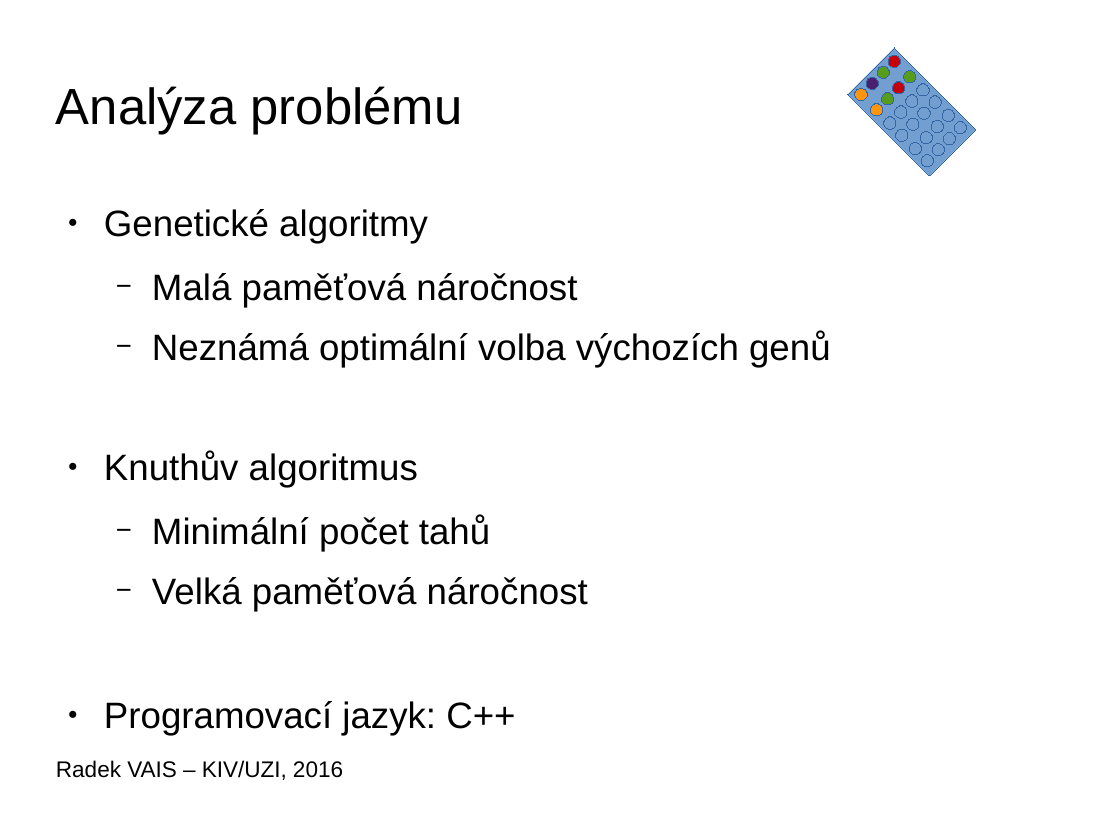
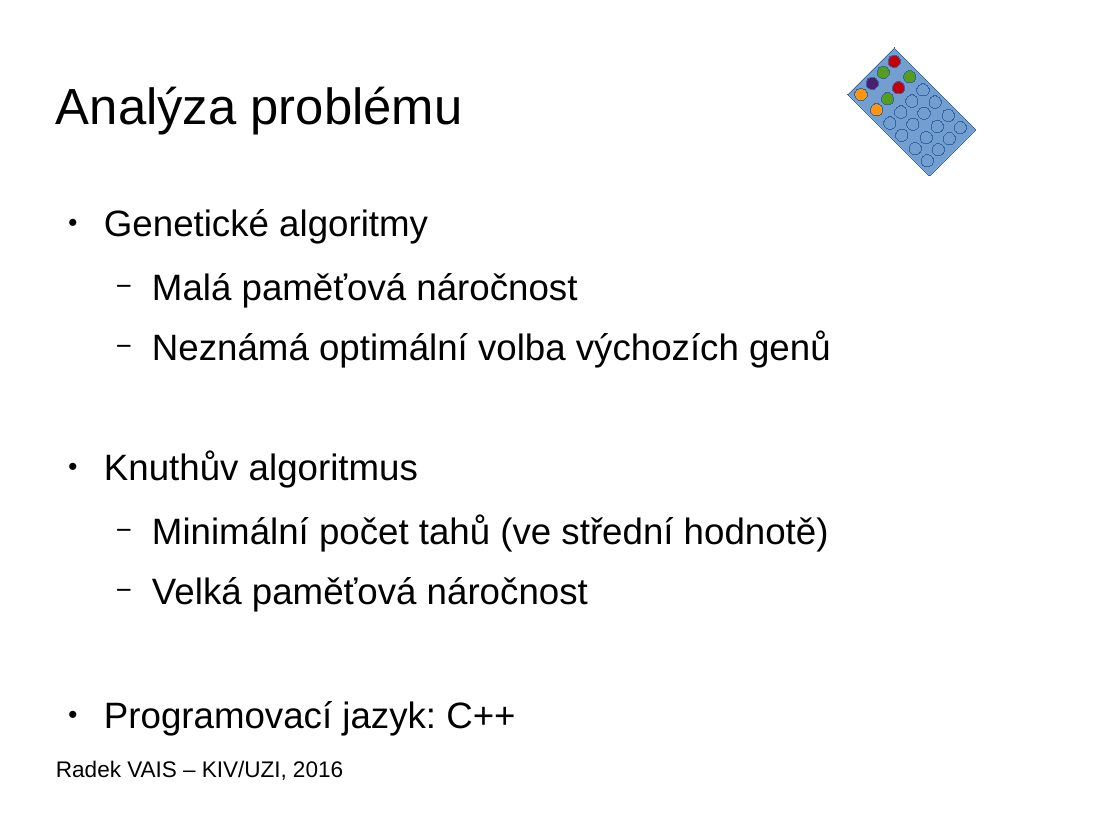
Before and after one commit to vairad/zcu-uzi, a slide deck: slide 5 of program2/doc/prezentace_programu.odp. Drawn at 1120x840 pixels with LibreOffice and Linux fonts; fonts in the diff are those of the drawing; background and template pictures are left out. Boxes give left, top, right and bottom in pixels: in the first picture for what was removed or moved away, otherwise in the second. Text is boxed around its words. In the diff, an @@ line names an element or a change of style, - is before the commit and + after.

```diff
--- a/program2/doc/prezentace_programu.odp
+++ b/program2/doc/prezentace_programu.odp
@@ text at box(152, 516, 829, 552): text changed @@
-  − Minimální počet tahů
+  − Minimální počet tahů (ve střední hodnotě)
```
Also in this commit, not shown: 4 other slides changed, 1 slide added, 2 other files.
